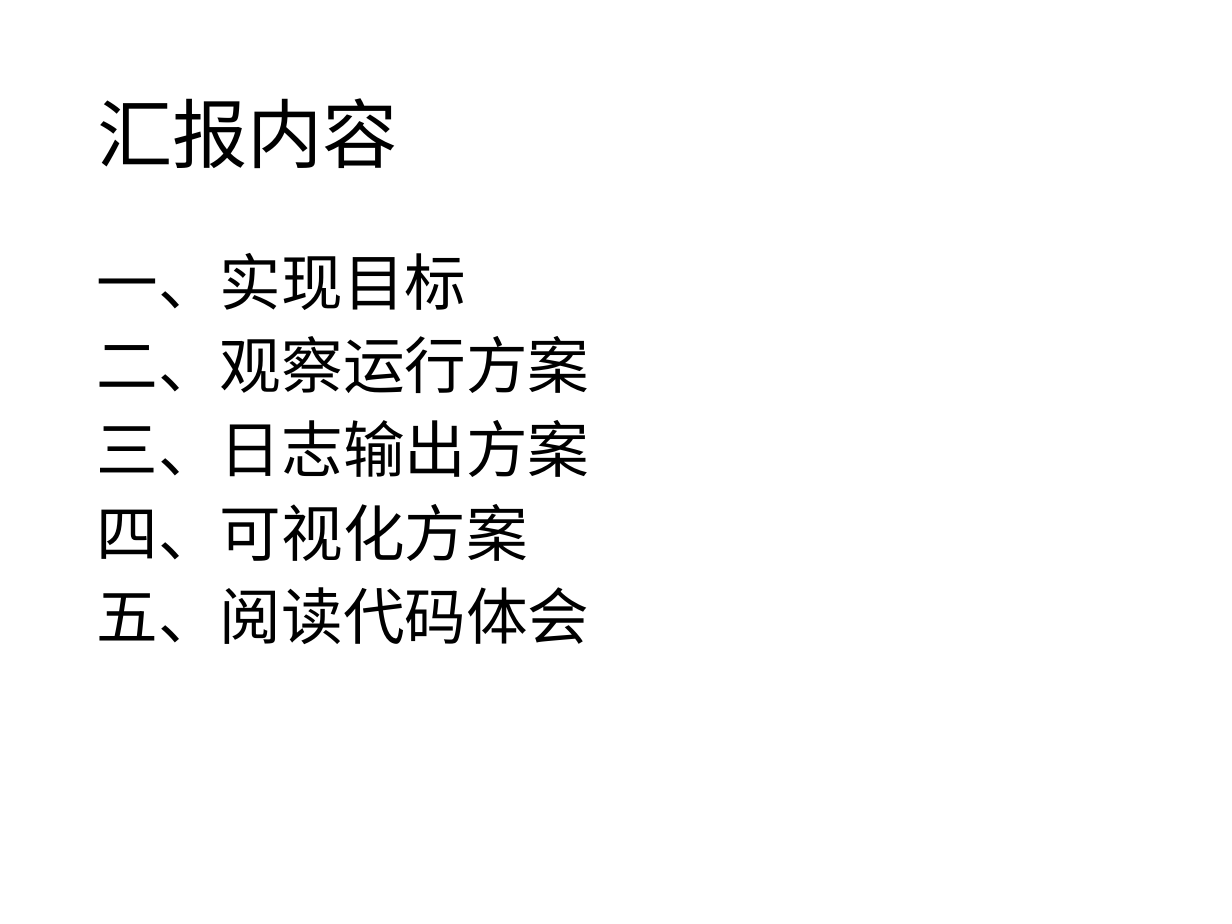
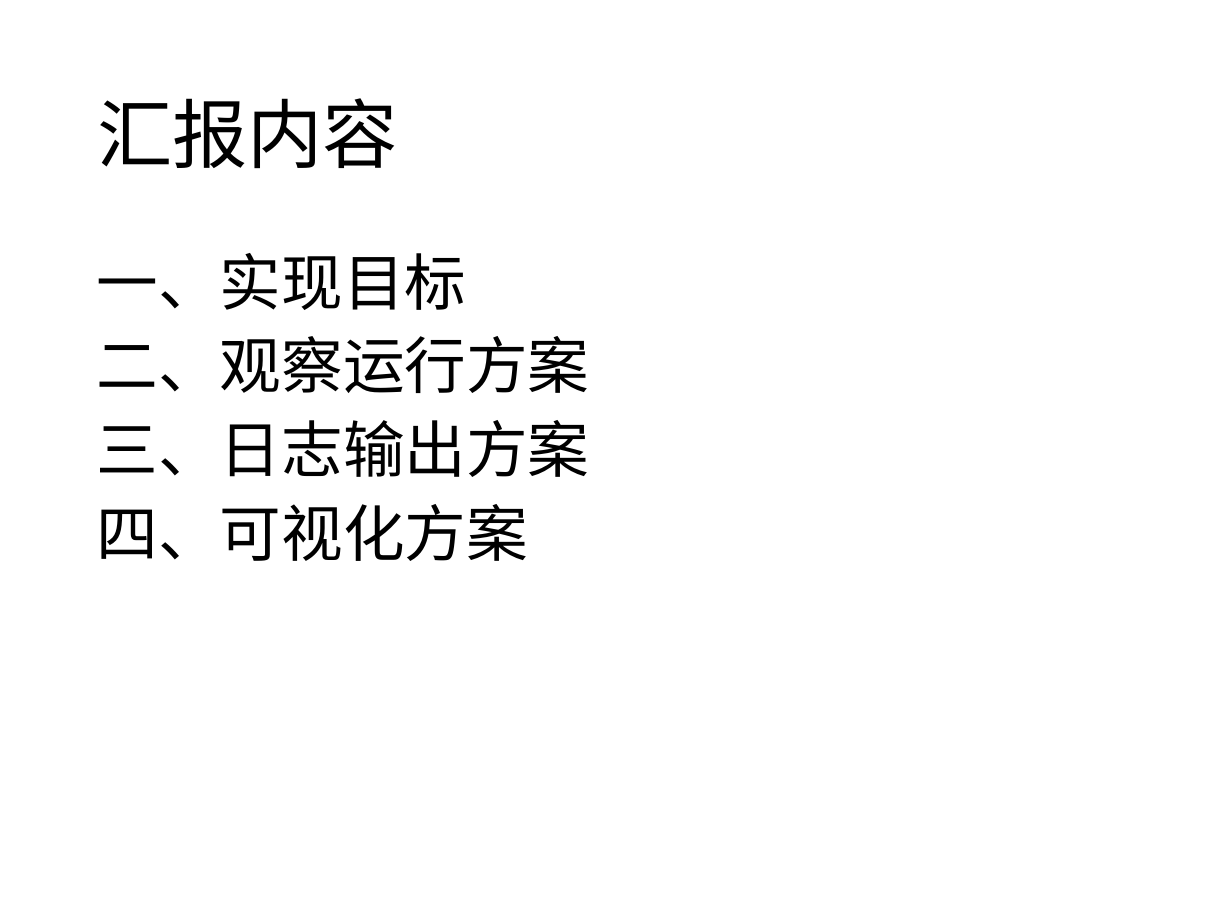
Before and after one commit to sfd158/oldlinux-homework, a slide deck: slide 2 of 宋振华第7周.ppt. Drawn at 1232x924 pixels with LibreOffice and Linux fonts; fonts in the diff are those of the drawing. Boxes give left, top, right and bottom in pixels: in the first picture for what was removed or moved away, otherwise in the second. Text is boxed around its words. In the diff, an @@ line names an element or a change of style, - is before the commit and + after.

```diff
--- a/宋振华第7周.ppt
+++ b/宋振华第7周.ppt
@@ text at (97, 587, 590, 644): paragraph removed @@
-五、阅读代码体会
```
Also in this commit, not shown: 2 other slides changed, 4 slides removed, 2 other files.
